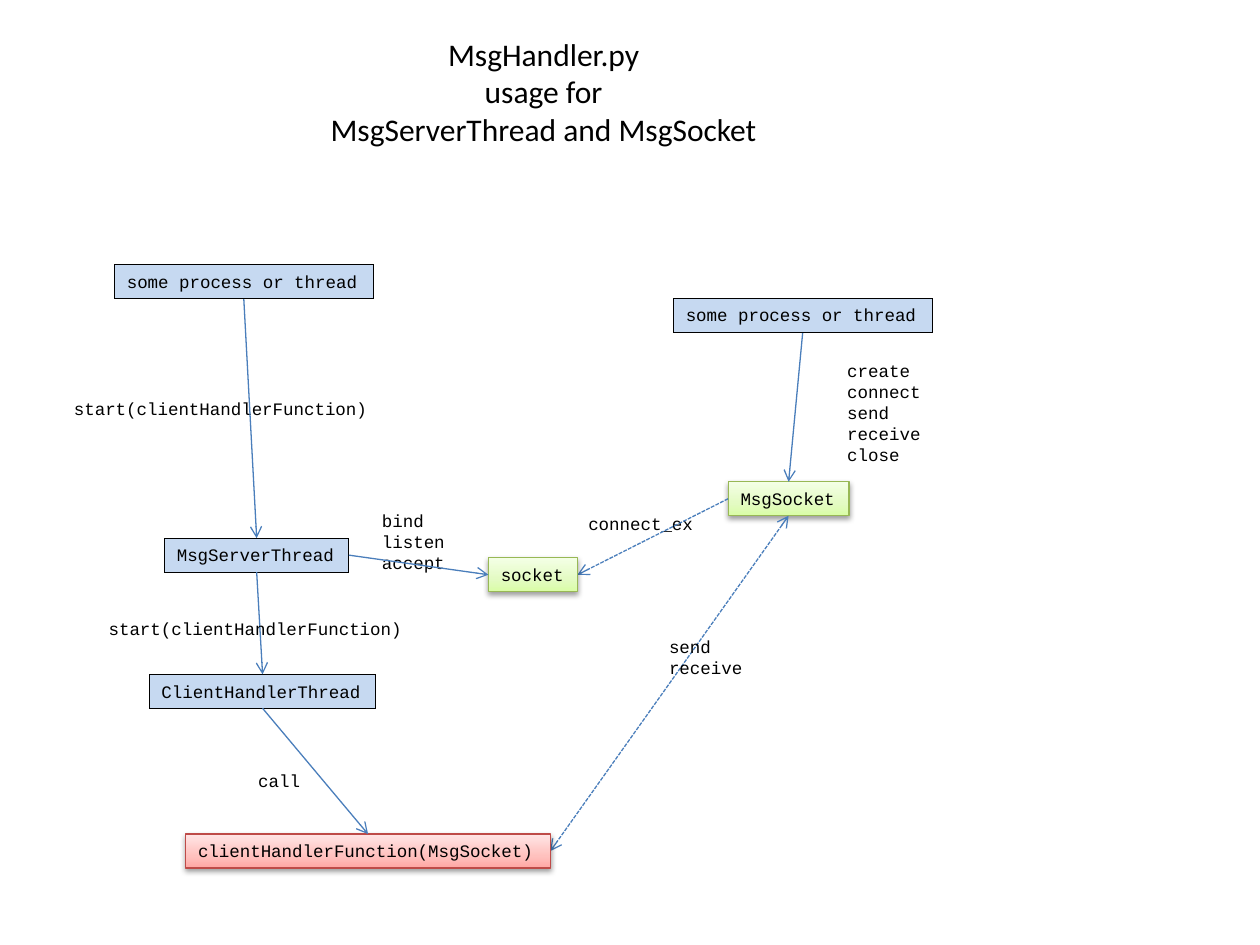
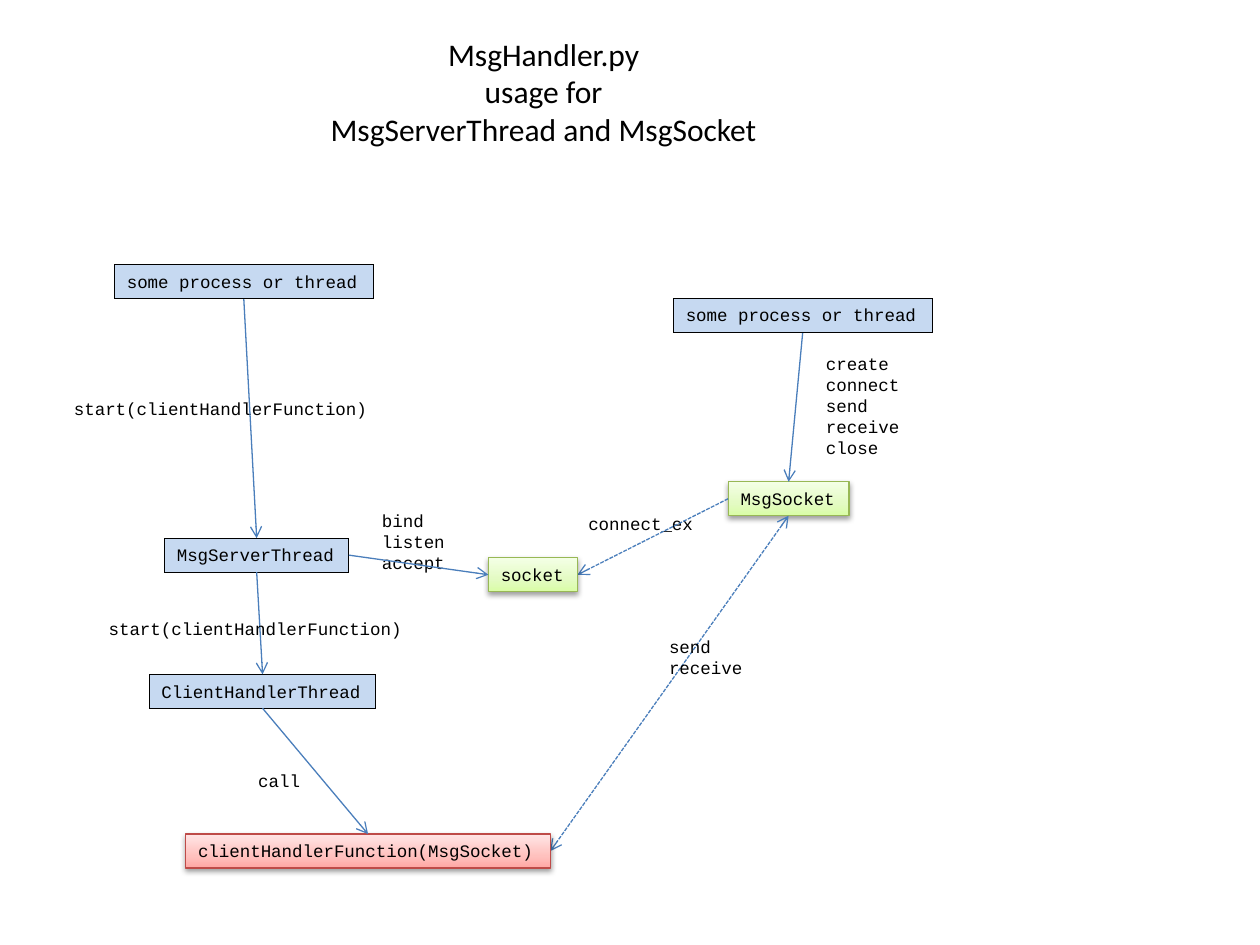
Before and after one commit to mlozborne/motin, a slide deck: slide 5 of Scripting/ScriptingDocumenation/DesignDiagrams.pptx. Drawn at 1260x945 pixels with LibreOffice and Linux fonts; fonts in the diff are those of the drawing. Boxes give left, top, right and bottom in pixels: in the first picture for what was removed or moved away, otherwise in the second. Text is boxed around its words. In the diff, an @@ line names an element or a change of style, - is before the commit and + after.

```diff
--- a/Scripting/ScriptingDocumenation/DesignDiagrams.pptx
+++ b/Scripting/ScriptingDocumenation/DesignDiagrams.pptx
@@ text "create": place and size @@
-text "create" at (847,365,920,461)
+text "create" at (826,358,899,454)
```
Also in this commit, not shown: 1 other slide changed, 1 slide added, 4 other files.
